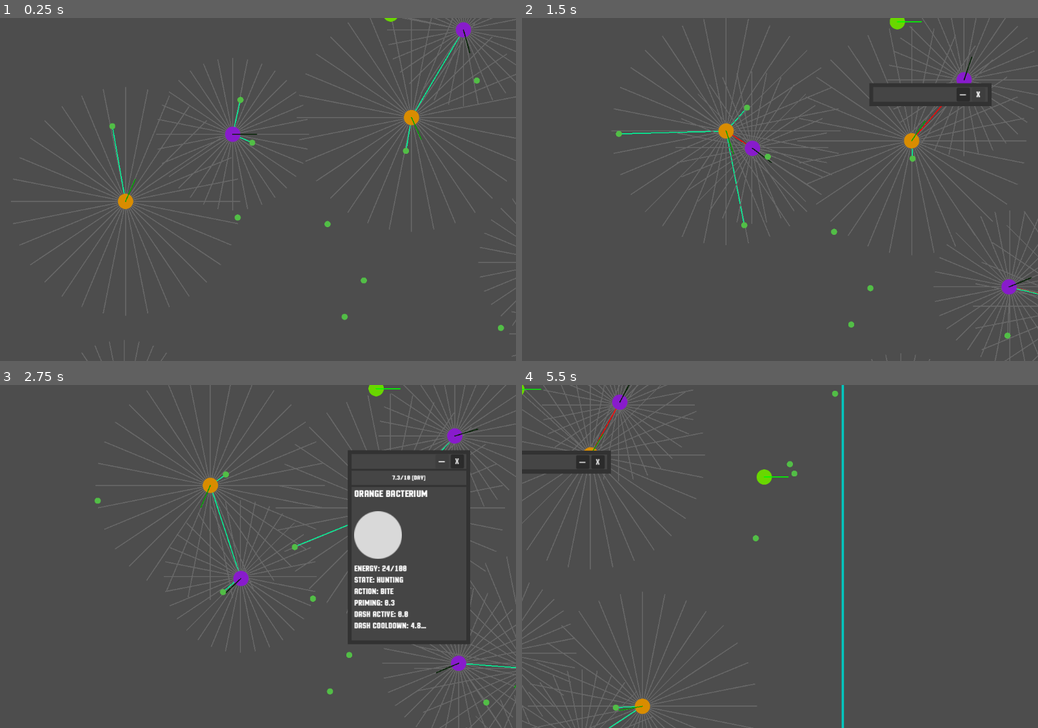
Above: before the commit, frames 1-4 (two rows, left to right).
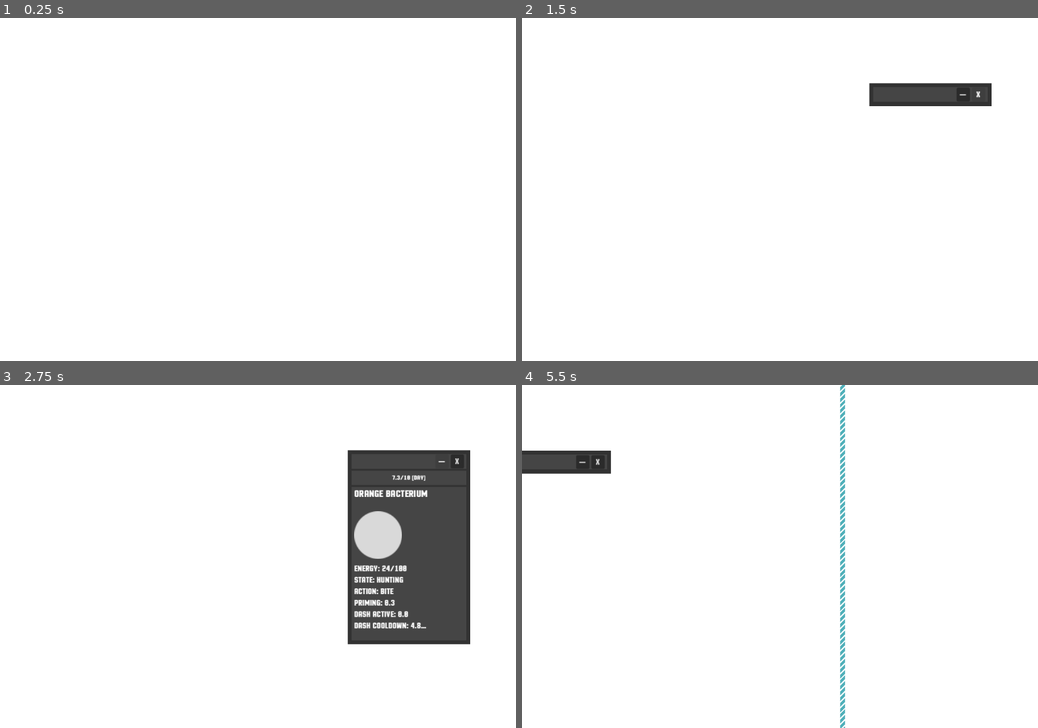
Above: after the commit, the same moments.

Repository: blekki/Bacteriostat
Game: Godot game, scene res://src/bacteriostat/bacteriostat.tscn
The game is run twice, just before and just after one commit, with the same random seed, the same clock (stepped at 60 frames per second) and the same inputs.
Inputs (mouse positions are in pixels of both pictures, inside the frame that each line leads up to):
- Up to frame 1 (0.25 s): no input
- Up to frame 2 (1.5 s): drag from (645, 199) to (754, 134) at 0.52 s; click "—" at 1.25 s
- Up to frame 3 (2.75 s): click "—" at 2 s
- Up to frame 4 (5.5 s): click "—" at 2.75 s; drag from (780, 635) to (733, 484) at 3.52 s; move the mouse to (1001, 727) at 4.27 s; hold D (cam_move_right) 4.28-5 s; click (1001, 727) at 4.42 s; drag from (563, 631) to (651, 436) at 5.02 s

The runs differ from the first frame. In frame 1, 100% of the frame differs, in the area x 0-100%, y 0-100%; in frame 2, 98%; in frame 3, 87%; in frame 4, 99%.

Commit message:
Add shaders with parallax background.
All:
- Add water, blur and wales shaders.
- Also add zebra shader to map borders.
- Add parallax background.
- Add a couple textures special to background parallax.

Diff:
--- a/project.godot
+++ b/project.godot
@@ -13,6 +13,7 @@
 config/name="Bacteriostat"
 run/main_scene="uid://dvyoqx2e1p7ls"
 config/features=PackedStringArray("4.6", "Forward Plus")
+boot_splash/bg_color=Color(0.859375, 1, 1, 1)
 config/icon="res://icon.svg"
 
 [autoload]
--- a/src/bacteriostat/bacteriostat.tscn
+++ b/src/bacteriostat/bacteriostat.tscn
@@ -18,3 +18,4 @@
 [node name="World" parent="." unique_id=1084301518 instance=ExtResource("1_6010b")]
 
 [node name="HUD" parent="." unique_id=758395760 instance=ExtResource("2_ysxdb")]
+z_index = 10
--- a/src/hud/hud.tscn
+++ b/src/hud/hud.tscn
@@ -19,9 +19,11 @@
 script = ExtResource("1_t0re6")
 
 [node name="InfoPanel" type="CharacterBody2D" parent="." unique_id=1840319785]
+visible = false
 collision_layer = 0
 collision_mask = 0
 script = ExtResource("3_8ej7y")
+metadata/_edit_group_ = true
 
 [node name="VisibleOnScreenNotifier2D" type="VisibleOnScreenNotifier2D" parent="InfoPanel" unique_id=1704227267]
 position = Vector2(-120, 8)
--- /dev/null
+++ b/src/world/blur.gdshader
@@ -0,0 +1,10 @@
+shader_type canvas_item;
+
+uniform float blur : hint_range(0.0, 5.0);
+uniform sampler2D screen_texture : hint_screen_texture, filter_linear_mipmap, repeat_enable;
+
+void fragment() {
+	vec3 raw_color = vec3(1.0, 1.0, 1.0);
+	vec3 blur_color = textureLod(screen_texture, SCREEN_UV, blur).rgb;
+	COLOR = vec4(blur_color, 1.0);
+}
--- /dev/null
+++ b/src/world/border_line.gdshader
@@ -0,0 +1,12 @@
+shader_type canvas_item;
+
+uniform vec4 color_a = vec4(1.0, 0.0, 0.0, 1.0);
+uniform vec4 color_b = vec4(1.0, 1.0, 0.0, 1.0);
+uniform float frequency : hint_range(1.0, 200.0) = 100.0;
+uniform float speed : hint_range(-10.0, 10.0) = 2.0;
+
+void fragment() {
+	float wave = sin((FRAGCOORD.x + FRAGCOORD.y) * frequency + TIME * speed);
+    float limit = step(0.5, wave);
+	COLOR = mix(color_b, color_a, limit);
+}
--- /dev/null
+++ b/src/world/wales.gdshader
@@ -0,0 +1,16 @@
+shader_type canvas_item;
+
+instance uniform vec2 viewport_size = vec2(1, 1);
+
+uniform float wales_speed = 1.0;
+uniform float roughness = 1.0;
+uniform sampler2D noise : repeat_enable;
+uniform sampler2D screen_texture : hint_screen_texture, filter_linear_mipmap, repeat_enable;
+
+void fragment() {
+	//	wales
+	float noise_hight = texture(noise, UV + (TIME * wales_speed)).r * roughness;
+	//float noise_hight = texture(simplex_noise, (UV * viewport_size) + (TIME * wales_speed)).r;
+	float offset = noise_hight / 200.0;
+	COLOR = texture(screen_texture, SCREEN_UV + offset);
+}
--- /dev/null
+++ b/src/world/water.gdshader
@@ -0,0 +1,14 @@
+shader_type canvas_item;
+
+uniform vec4 color = vec4(0.842, 1.0, 0.978, 1.0);
+uniform sampler2D gradient : repeat_enable;
+uniform sampler2D noise : repeat_enable;
+
+void fragment() {
+	vec2 deep = texture(noise, SCREEN_UV + (TIME / 20.0)).rg;
+	vec4 new_color = texture(gradient, deep);
+
+	//vec3 white = vec3(1.0, 1.0, 1.0);
+	//COLOR = vec4(gradien * deep, 1.0);
+	COLOR = new_color;
+}
--- a/src/world/world.gd
+++ b/src/world/world.gd
@@ -31,12 +31,29 @@
 	move_selected_object()
 
 func _process(_delta: float):
+	update_shaders()
 	if Singlton.is_day():
 		Singlton.season_continues = $Day.time_left
 		Singlton.season_duration = $Day.wait_time
 	else:
 		Singlton.season_continues = $Night.time_left
 		Singlton.season_duration = $Night.wait_time
+
+func update_shaders():
+	var cam = get_viewport().get_camera_2d()
+	var center = cam.get_screen_center_position()
+	var viewport_size = get_viewport_rect().size / cam.zoom
+
+	## Stretch shaders on the all window
+	var water = $Background/BackgroundTexture
+	var blur = $Background/BlurTexture
+	var wales = $Wales/WalesTexture
+	water.position = center
+	water.scale = viewport_size
+	blur.position = center
+	blur.scale = viewport_size
+	wales.position = center
+	wales.scale = viewport_size
 
 func _setup_navigation_field():
 	var half_width: float = MAP_WIDTH / 2.0
--- a/src/world/world.tscn
+++ b/src/world/world.tscn
@@ -1,6 +1,65 @@
 [gd_scene format=3 uid="uid://duuaegris31ou"]
 
 [ext_resource type="Script" uid="uid://yywy0uwb6gro" path="res://src/world/world.gd" id="1_vfn15"]
+[ext_resource type="Shader" uid="uid://bsglfytmbs7kp" path="res://src/world/border_line.gdshader" id="2_6fy3g"]
+[ext_resource type="Shader" uid="uid://u1flxrq2taeh" path="res://src/world/water.gdshader" id="2_bsf3i"]
+[ext_resource type="Texture2D" uid="uid://cnmn8wgwnesyv" path="res://assets/shader_base.png" id="3_43c6p"]
+[ext_resource type="Shader" uid="uid://beypr302yb6ch" path="res://src/world/blur.gdshader" id="4_43c6p"]
+[ext_resource type="Texture2D" uid="uid://lyv64qugfb7f" path="res://assets/m1.png" id="4_wg6dd"]
+[ext_resource type="Texture2D" uid="uid://c347jcgun4ewg" path="res://assets/m2.png" id="5_hg6dy"]
+[ext_resource type="Shader" uid="uid://py5x6iwkql4g" path="res://src/world/wales.gdshader" id="5_l0av5"]
+[ext_resource type="Texture2D" uid="uid://crnq47nyh4a5g" path="res://assets/m0.png" id="6_hg6dy"]
+[ext_resource type="Texture2D" uid="uid://5a07tvfiwbuc" path="res://assets/m4.png" id="7_ocs7n"]
+[ext_resource type="Texture2D" uid="uid://cl7opurg2wh8v" path="res://assets/m3.png" id="8_jsigt"]
+
+[sub_resource type="Gradient" id="Gradient_jsigt"]
+offsets = PackedFloat32Array(0, 0.99358976)
+colors = PackedColorArray(0.6640625, 1, 1, 1, 0.8497236, 0.9775271, 1, 1)
+
+[sub_resource type="GradientTexture1D" id="GradientTexture1D_lid7q"]
+gradient = SubResource("Gradient_jsigt")
+
+[sub_resource type="FastNoiseLite" id="FastNoiseLite_jsigt"]
+noise_type = 3
+frequency = 0.0025
+fractal_octaves = 1
+
+[sub_resource type="NoiseTexture2D" id="NoiseTexture2D_lid7q"]
+noise = SubResource("FastNoiseLite_jsigt")
+seamless = true
+seamless_blend_skirt = 0.223
+
+[sub_resource type="ShaderMaterial" id="ShaderMaterial_l0av5"]
+shader = ExtResource("2_bsf3i")
+shader_parameter/color = Vector4(0.842, 1, 0.978, 1)
+shader_parameter/gradient = SubResource("GradientTexture1D_lid7q")
+shader_parameter/noise = SubResource("NoiseTexture2D_lid7q")
+
+[sub_resource type="ShaderMaterial" id="ShaderMaterial_5kmgb"]
+shader = ExtResource("4_43c6p")
+shader_parameter/blur = 2.50000011875
+
+[sub_resource type="FastNoiseLite" id="FastNoiseLite_5kmgb"]
+noise_type = 2
+frequency = 0.0219
+fractal_octaves = 2
+
+[sub_resource type="NoiseTexture2D" id="NoiseTexture2D_wg6dd"]
+noise = SubResource("FastNoiseLite_5kmgb")
+seamless = true
+
+[sub_resource type="ShaderMaterial" id="ShaderMaterial_hg6dy"]
+shader = ExtResource("5_l0av5")
+shader_parameter/wales_speed = 0.05
+shader_parameter/roughness = 0.5
+shader_parameter/noise = SubResource("NoiseTexture2D_wg6dd")
+
+[sub_resource type="ShaderMaterial" id="ShaderMaterial_jte2u"]
+shader = ExtResource("2_6fy3g")
+shader_parameter/color_a = Vector4(1, 1, 1, 1)
+shader_parameter/color_b = Vector4(0.305, 0.685, 0.725, 1)
+shader_parameter/frequency = 100.0
+shader_parameter/speed = 10.0
 
 [sub_resource type="NavigationPolygon" id="NavigationPolygon_5o7fj"]
 agent_radius = 33.0
@@ -13,6 +72,131 @@
 
 [node name="World" type="Node2D" unique_id=1084301518]
 script = ExtResource("1_vfn15")
+
+[node name="Background" type="CanvasGroup" parent="." unique_id=492685341]
+z_index = -1
+position = Vector2(7.6293945e-06, 0)
+
+[node name="BackgroundTexture" type="Sprite2D" parent="Background" unique_id=772542168]
+z_index = -1
+material = SubResource("ShaderMaterial_l0av5")
+texture = ExtResource("3_43c6p")
+
+[node name="Parallax2D" type="Parallax2D" parent="Background" unique_id=1071501197]
+modulate = Color(0.68, 0.68, 0.68, 0.54901963)
+z_index = -1
+rotation = 5.1609387
+scale = Vector2(1.465, 1.465)
+scroll_scale = Vector2(0.5, 0.5)
+
+[node name="Sprite2D1" type="Sprite2D" parent="Background/Parallax2D" unique_id=1604592316]
+position = Vector2(24.843977, -351.33054)
+rotation = 0.46452156
+scale = Vector2(1.645, 1.645)
+texture = ExtResource("6_hg6dy")
+
+[node name="Sprite2D2" type="Sprite2D" parent="Background/Parallax2D" unique_id=1679115382]
+position = Vector2(112.13748, 661.14124)
+rotation = 2.6179938
+scale = Vector2(1.135, 1.135)
+texture = ExtResource("6_hg6dy")
+
+[node name="Sprite2D3" type="Sprite2D" parent="Background/Parallax2D" unique_id=359366993]
+position = Vector2(-588.59485, -1.5599957)
+rotation = -2.3439772
+scale = Vector2(2.075, 2.075)
+texture = ExtResource("6_hg6dy")
+
+[node name="Parallax2D2" type="Parallax2D" parent="Background" unique_id=2021485786]
+modulate = Color(1, 1, 1, 0.54901963)
+z_index = -1
+scroll_scale = Vector2(0.7, 0.7)
+
+[node name="Sprite2D1" type="Sprite2D" parent="Background/Parallax2D2" unique_id=1471998698]
+position = Vector2(272, 256)
+rotation = 0.4645216
+scale = Vector2(1.645, 1.645)
+texture = ExtResource("4_wg6dd")
+
+[node name="Sprite2D2" type="Sprite2D" parent="Background/Parallax2D2" unique_id=1730172569]
+position = Vector2(-632, -568)
+rotation = 2.2183135
+scale = Vector2(2.97, 2.97)
+texture = ExtResource("5_hg6dy")
+
+[node name="Sprite2D3" type="Sprite2D" parent="Background/Parallax2D2" unique_id=936045939]
+position = Vector2(-168, -264)
+texture = ExtResource("5_hg6dy")
+
+[node name="Sprite2D4" type="Sprite2D" parent="Background/Parallax2D2" unique_id=547579721]
+position = Vector2(480, 496)
+rotation = 2.1118484
+scale = Vector2(0.505, 0.505)
+texture = ExtResource("6_hg6dy")
+
+[node name="Sprite2D5" type="Sprite2D" parent="Background/Parallax2D2" unique_id=483601433]
+position = Vector2(1223.9999, -696.0001)
+rotation = -2.0987234
+scale = Vector2(3.039875, 3.039875)
+texture = ExtResource("6_hg6dy")
+
+[node name="Parallax2D3" type="Parallax2D" parent="Background" unique_id=1573014423]
+modulate = Color(0.74, 0.74, 0.74, 0.54901963)
+z_index = -1
+scroll_scale = Vector2(0.85, 0.85)
+scroll_offset = Vector2(-832, 48)
+
+[node name="Sprite2D1" type="Sprite2D" parent="Background/Parallax2D3" unique_id=1674802532]
+position = Vector2(-312, 640)
+rotation = 0.46452162
+texture = ExtResource("4_wg6dd")
+
+[node name="Sprite2D2" type="Sprite2D" parent="Background/Parallax2D3" unique_id=835016039]
+position = Vector2(640.0001, -400.00003)
+rotation = -0.9687233
+scale = Vector2(2.560234, 1.8330545)
+texture = ExtResource("7_ocs7n")
+
+[node name="Sprite2D3" type="Sprite2D" parent="Background/Parallax2D3" unique_id=665407828]
+position = Vector2(432.00003, -288)
+rotation = 0.46452162
+scale = Vector2(0.6, 0.6)
+texture = ExtResource("4_wg6dd")
+
+[node name="Sprite2D4" type="Sprite2D" parent="Background/Parallax2D3" unique_id=1166329111]
+position = Vector2(-688, 344.00003)
+rotation = 0.9290432
+scale = Vector2(0.78, 0.78)
+texture = ExtResource("8_jsigt")
+
+[node name="ScreenBuffer" type="BackBufferCopy" parent="Background" unique_id=1531017512]
+z_index = -1
+scale = Vector2(1000, 1000)
+copy_mode = 2
+
+[node name="BlurTexture" type="Sprite2D" parent="Background" unique_id=896647230]
+z_index = -1
+material = SubResource("ShaderMaterial_5kmgb")
+scale = Vector2(1000, 1000)
+texture = ExtResource("3_43c6p")
+
+[node name="Wales" type="CanvasGroup" parent="." unique_id=1415665416]
+
+[node name="ScreenBuffer" type="BackBufferCopy" parent="Wales" unique_id=521935515]
+copy_mode = 2
+
+[node name="WalesTexture" type="Sprite2D" parent="Wales" unique_id=948580909]
+material = SubResource("ShaderMaterial_hg6dy")
+texture = ExtResource("3_43c6p")
+
+[node name="BorderLine" type="Line2D" parent="." unique_id=1276355183]
+z_index = 5
+material = SubResource("ShaderMaterial_jte2u")
+points = PackedVector2Array(-128, -128, 128, -128, 128, 128, -128, 128, -128, -128)
+default_color = Color(2.9841065e-06, 0.77949333, 0.75097775, 1)
+texture_mode = 1
+begin_cap_mode = 1
+end_cap_mode = 1
 
 [node name="NavigationRegion2D" type="NavigationRegion2D" parent="." unique_id=706864556]
 navigation_polygon = SubResource("NavigationPolygon_5o7fj")
@@ -34,13 +218,6 @@
 [node name="RightSide" type="CollisionShape2D" parent="Collision" unique_id=1742481543]
 shape = SubResource("RectangleShape2D_1a5qu")
 
-[node name="BorderLine" type="Line2D" parent="." unique_id=1276355183]
-points = PackedVector2Array(-128, -128, 128, -128, 128, 128, -128, 128, -128, -128)
-width = 5.0
-default_color = Color(2.9841065e-06, 0.77949333, 0.75097775, 1)
-begin_cap_mode = 1
-end_cap_mode = 1
-
 [node name="Day" type="Timer" parent="." unique_id=816259507]
 wait_time = 10.0
 one_shot = true
Binary file added: assets/m0.png
Not shown, added: assets/m0.png.import
Binary file added: assets/m1.png
Not shown, added: assets/m1.png.import
Binary file added: assets/m2.png
Not shown, added: assets/m2.png.import
Binary file added: assets/m3.png
Not shown, added: assets/m3.png.import
Binary file added: assets/m4.png
Not shown, added: assets/m4.png.import
Binary file added: assets/shader_base.png
Not shown, added: assets/shader_base.png.import
(and 4 more such lines)
